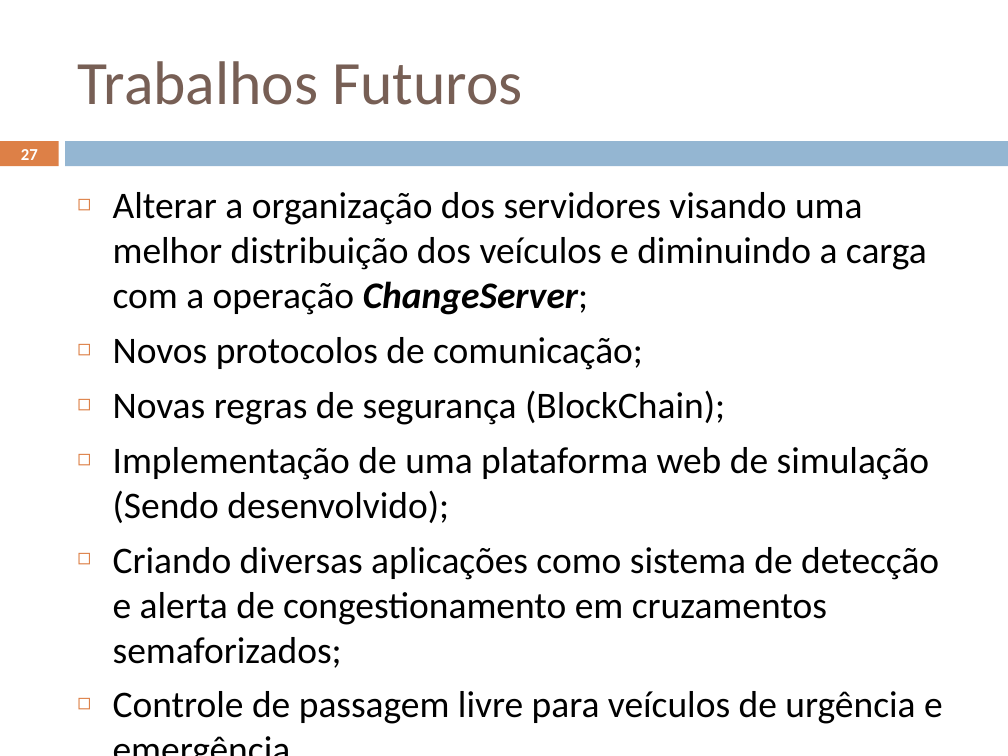
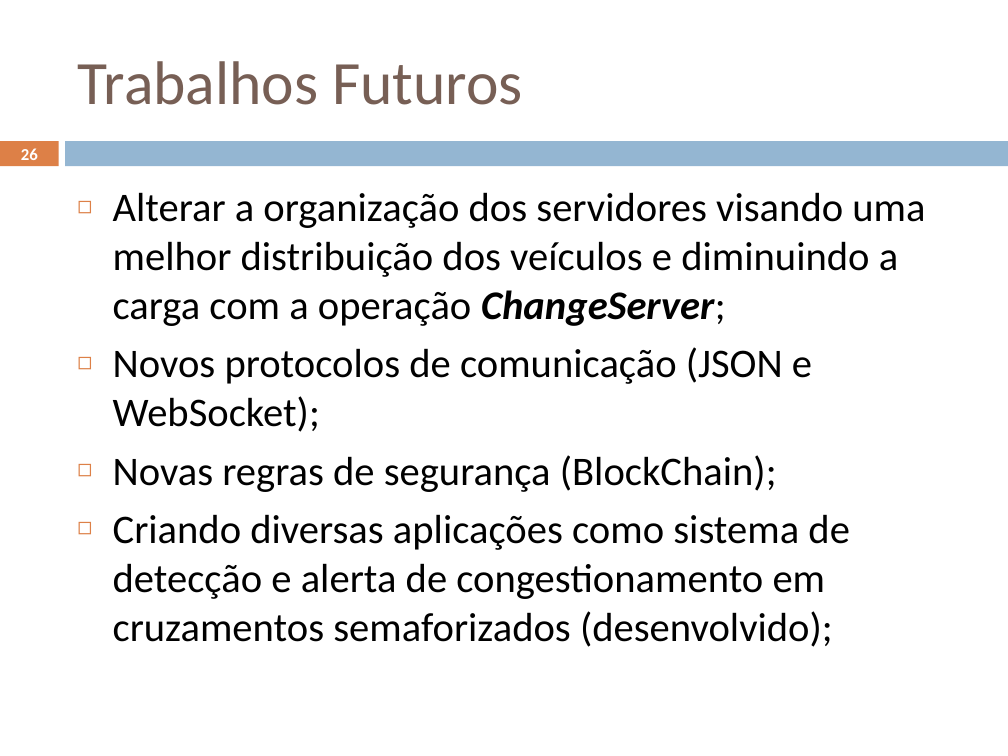
Before and after one commit to geoleite/Mestrado, a slide deck: slide 26 of Apresentacao/ApresentaçãoV1.pptx (slide 27 before the commit). Drawn at 1008x756 pixels with LibreOffice and Linux fonts; fonts in the diff are those of the drawing. Boxes give left, top, right and bottom in pixels: in the first picture for what was removed or moved away, otherwise in the second. Text is boxed around its words. In the diff, an @@ line names an element or a change of style, - is before the commit and + after.

Commit message:
melhorando apresentação

```diff
--- a/Apresentacao/ApresentaçãoV1.pptx
+++ b/Apresentacao/ApresentaçãoV1.pptx
@@ page number at bbox=[21, 148, 38, 160]: text changed @@
-27
+26
@@ text at bbox=[113, 192, 925, 492]: size 26.8 to 29 pt in "Alterar a organização dos servidores visando uma ...", "Novas regras de segurança (BlockChain);" @@
@@ text at bbox=[113, 347, 812, 432]: text changed; size 26.8 to 29 pt @@
-◻ Novos protocolos de comunicação;
+◻ Novos protocolos de comunicação (JSON e WebSocket);
@@ text at bbox=[113, 514, 850, 647]: text changed; size 26.8 to 29 pt @@
-◻ Implementação de uma plataforma web de simulação (Sendo desenvolvido);
-◻ Criando diversas aplicações como sistema de detecção e alerta de congestionamento em cruzamentos semaforizados;
-◻ Controle de passagem livre para veículos de urgência e emergência.
-◻ Comunicação entre seguradoras
+◻ Criando diversas aplicações como sistema de detecção e alerta de congestionamento em cruzamentos semaforizados (desenvolvido);
```
Also in this commit, not shown: 8 other slides changed, 4 slides added, 1 slide removed, 18 other files.
